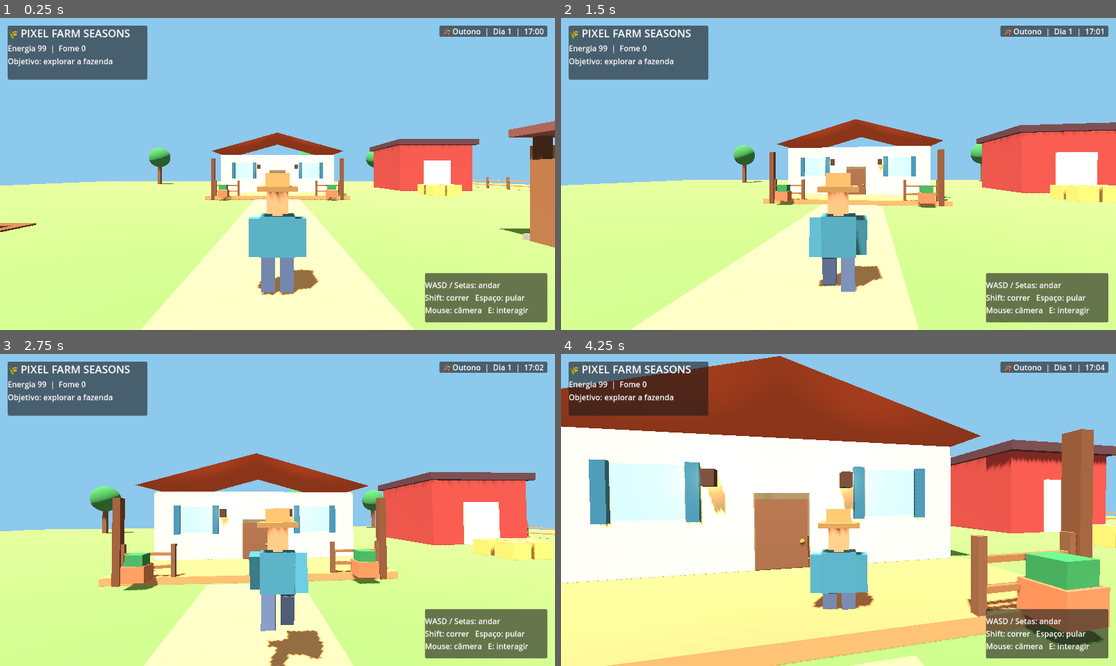
Above: before the commit, frames 1-4 (two rows, left to right).
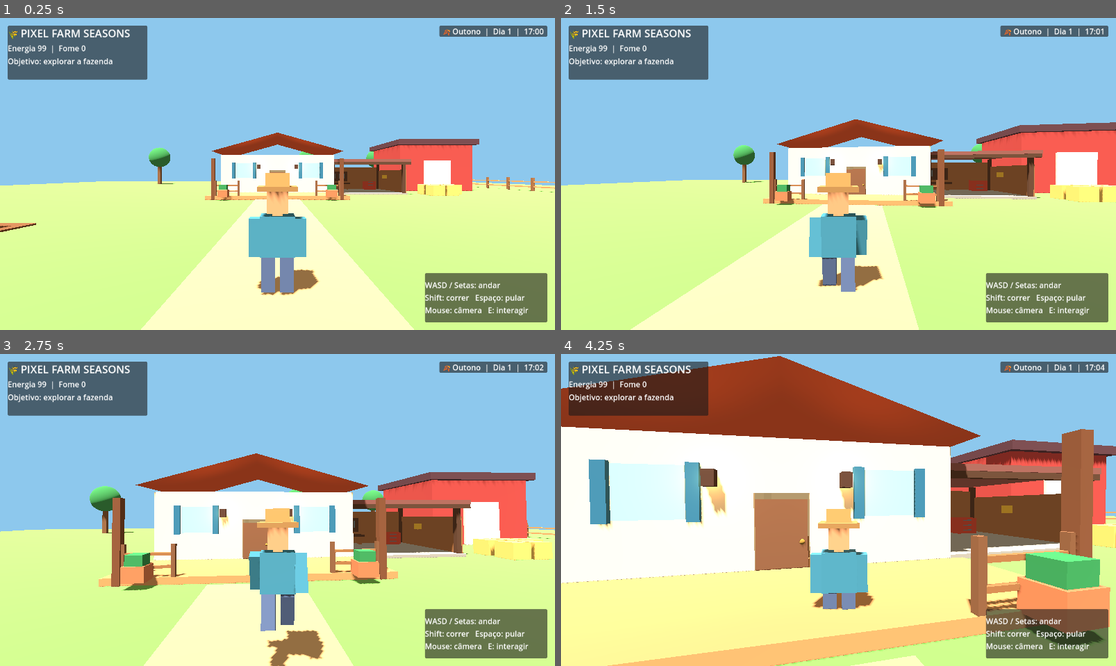
Above: after the commit, the same moments.

Repository: juniordev830/pixel-farm-seasons
Game: Godot game, scene res://main.tscn
The game is run twice, just before and just after one commit, with the same random seed, the same clock (stepped at 60 frames per second) and the same inputs.
Inputs (mouse positions are in pixels of both pictures, inside the frame that each line leads up to):
- Up to frame 1 (0.25 s): no input
- Up to frame 2 (1.5 s): tap Enter (ui_accept) at 0.5, 0.77 s; move the mouse to (866, 174) at 0.52 s; hold Shift 0.53-1.28 s; hold Up (ui_up) from 0.53 s (still down); move the mouse to (810, 174) at 1.27 s; tap E at 1.35 s
- Up to frame 3 (2.75 s): keep holding Up (ui_up); tap Enter (ui_accept) at 1.52 s; move the mouse to (288, 503) at 2.02 s; hold Space from 2.03 s (still down)
- Up to frame 4 (4.25 s): keep holding Up (ui_up); move the mouse to (832, 516) at 2.77 s; release Space at 2.78 s; tap Shift at 2.85 s; tap Enter (ui_accept) at 3.02, 3.77 s; move the mouse to (877, 513) at 3.52 s; tap E at 3.6 s

The runs differ from the first frame. In frame 1, 3.2% of the frame differs, in the area x 60-100%, y 32-74%; in frame 2, 2.4%; in frame 3, 2.9%; in frame 4, 4.8%, in the area x 70-98%, y 34-66%.
Error in both runs: Invalid access to property or key 'environment' on a base object of type 'null instance'. (res://day_night_controller.gd:54)

Commit message:
feat: attach farmer garage workshop to east side of farmhouse

Diff:
--- a/godot/main.tscn
+++ b/godot/main.tscn
@@ -47,7 +47,7 @@
 
 [node name="FarmWorkshop" type="Node3D" parent="."]
 script = ExtResource("14")
-position = Vector3(13, 0, 12)
+position = Vector3(10.25, 0, -13)
 
 [node name="GroundCollision" type="StaticBody3D" parent="."]
 script = ExtResource("4")
